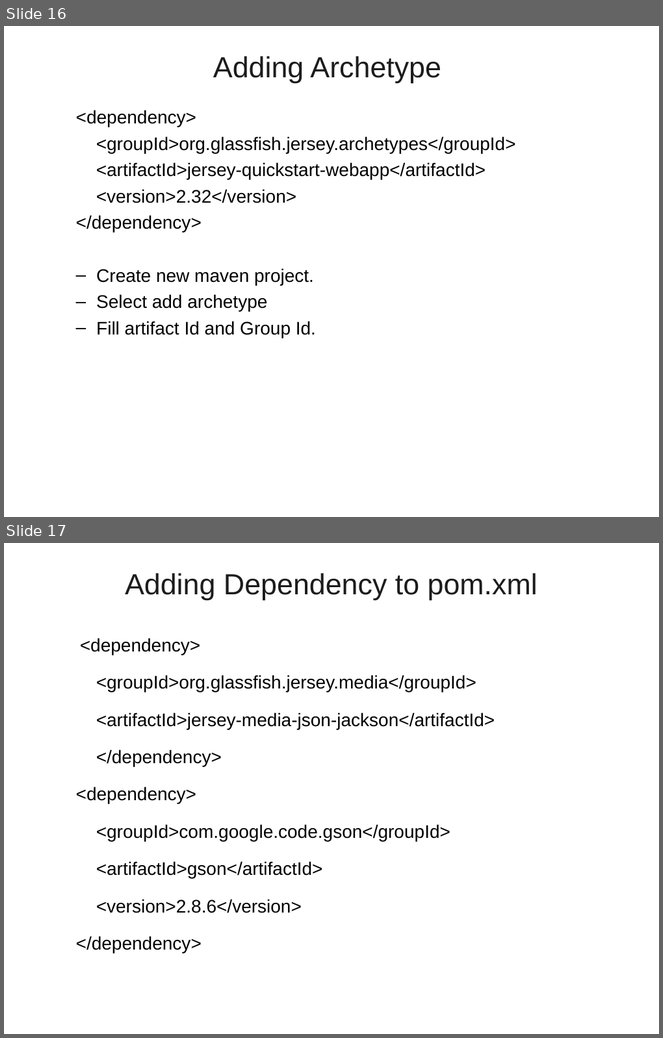
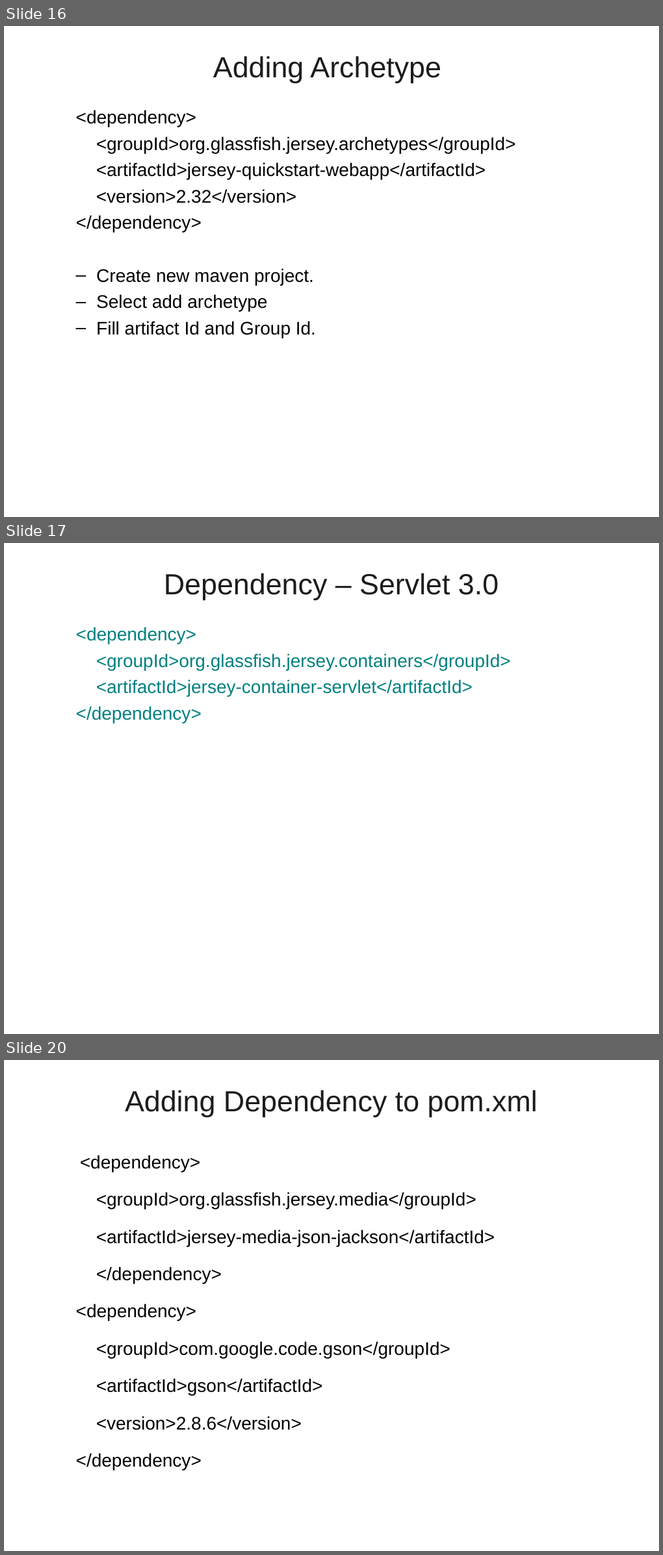
Before and after one commit to vatsanTraining/corejava, a slide deck: CenturyLink_JAX_RS.ppt. Shown one above the other, each under a label of ours: slides 16 and 17 before the commit, slides 16, 17 and 20 after it; the slides between them are not shown. The pictures are 663x1038 and 663x1555 pixels, drawn with LibreOffice and Linux fonts; fonts in the diff are those of the drawing; background and template pictures are left out. Boxes give left, top, right and bottom in pixels: in the first picture for what was removed or moved away, otherwise in the second. Text is boxed around its words. In the diff, an @@ line names an element or a change of style, - is before the commit and + after.

```diff
--- a/CenturyLink_JAX_RS.ppt
+++ b/CenturyLink_JAX_RS.ppt
@@ slide 17 added at bbox=[4, 543, 659, 1034], background picture (left out) @@
@@ title added at bbox=[164, 573, 499, 600], 32 pt, text #1C1C1C @@
+Dependency – Servlet 3.0
@@ text added at bbox=[76, 627, 511, 723], 20 pt, text #008080 @@
+  <dependency>
+  <groupId>org.glassfish.jersey.containers</groupId>
+  <artifactId>jersey-container-servlet</artifactId>
+  </dependency>
@@ what was slide 17 is now slide 20 @@
```
Also in this commit, not shown: 2 other slides added.
